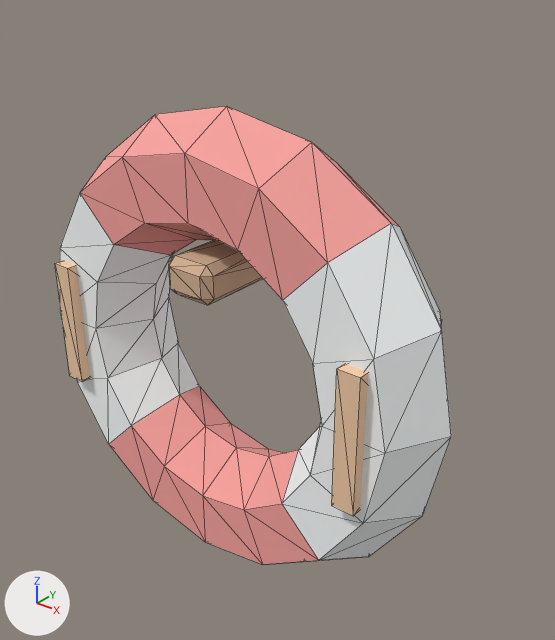
Two versions of the glTF model assets/made/location_decor/lifebuoy.glb, one commit apart.
Camera for both pictures: a camera (50 mm lens) standing at (0.304, -0.293, 0.241) and looking at (0.008, 0.077, 0.012). The lights are fixed; the arrows at lower left show +X, +Y and +Z. The older version comes first. Mesh edges are drawn as thin lines. Vertices at exactly the same position are counted once.

In view in the first picture: 'Lifebuoy'.
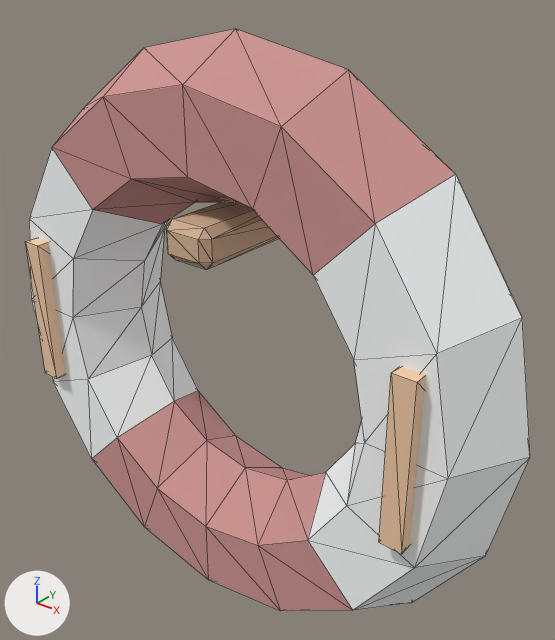
The change, as a list of edits to the scene's bpy script:
```text
Add mat_carpetdarker:
    mat_carpetdarker = principled_material('carpetDarker')
    mat_carpetdarker.base_color = (0.608, 0.298, 0.285)  # pink #cd9491
    mat_carpetdarker.roughness = 1.0
Change me_lifebuoy:
    used by ob_lifebuoy; location = (0.0, 0.0, 0.0)
    remove me_lifebuoy.from_pydata(...)  # 136 vertices, 260 faces; spans x -0.159..0.159, y -0.002..0.109, z -0.159..0.159
    add me_lifebuoy.from_pydata(...)  # 136 vertices, 260 faces; spans x -0.2..0.2, y -0.002..0.127, z -0.2..0.2
    me_lifebuoy part 1: the loose piece of 8 vertices spanning x 0.111..0.125, y -0.002..0.085, z -0.045..0.045 is scaled about its middle by (1, 1.21, 1.2), then moved by (0.032, 0.009, 0.0)
    me_lifebuoy part 2: the loose piece of 8 vertices spanning x -0.125..-0.111, y -0.002..0.085, z -0.045..0.045 is scaled about its middle by (1, 1.21, 1.2), then moved by (-0.032, 0.009, 0.0)
    me_lifebuoy part 3: the loose piece of 24 vertices spanning x -0.018..0.018, y 0.0..0.109, z 0.05..0.075 is scaled about its middle by (1, 1.18, 1), then moved by (0.0, 0.009, 0.023)
    me_lifebuoy part 4: 96 of 136 vertices moved; they spanned x -0.159..0.159, y 0.005..0.076, z -0.159..0.159 and now span x -0.2..0.2, y 0.007..0.093, z -0.2..0.2; mean shift (0.0, 0.009, 0.0); largest move (0.112, 0.041, 0.112) -> (0.141, 0.05, 0.141)
    me_lifebuoy part 5: all 96 faces that had it switch from mat_carpet (pink #f9a39e) to mat_carpetdarker (pink #cd9491)
```

Location of each change, [x1, y1, x2, y2] in pixels of the pictures (555 x 640 px; the box of a moved part takes in the faces that stretch with it):
'Lifebuoy', reshaped, recoloured (27% wider, 27% taller): before [55, 106, 451, 564]; after [25, 29, 530, 611]
part 1 of me_lifebuoy, moved or reshaped: before [332, 319, 442, 516]; after [379, 366, 426, 554]
part 2 of me_lifebuoy, moved or reshaped: before [55, 260, 90, 382]; after [25, 238, 66, 379]
part 3 of me_lifebuoy, moved or reshaped: before [169, 240, 263, 305]; after [167, 202, 279, 269]
part 4 of me_lifebuoy, moved or reshaped: before [60, 106, 451, 564]; after [29, 29, 530, 611]
part 5 of me_lifebuoy, recoloured: before [80, 106, 400, 564]; after [52, 29, 455, 611]
